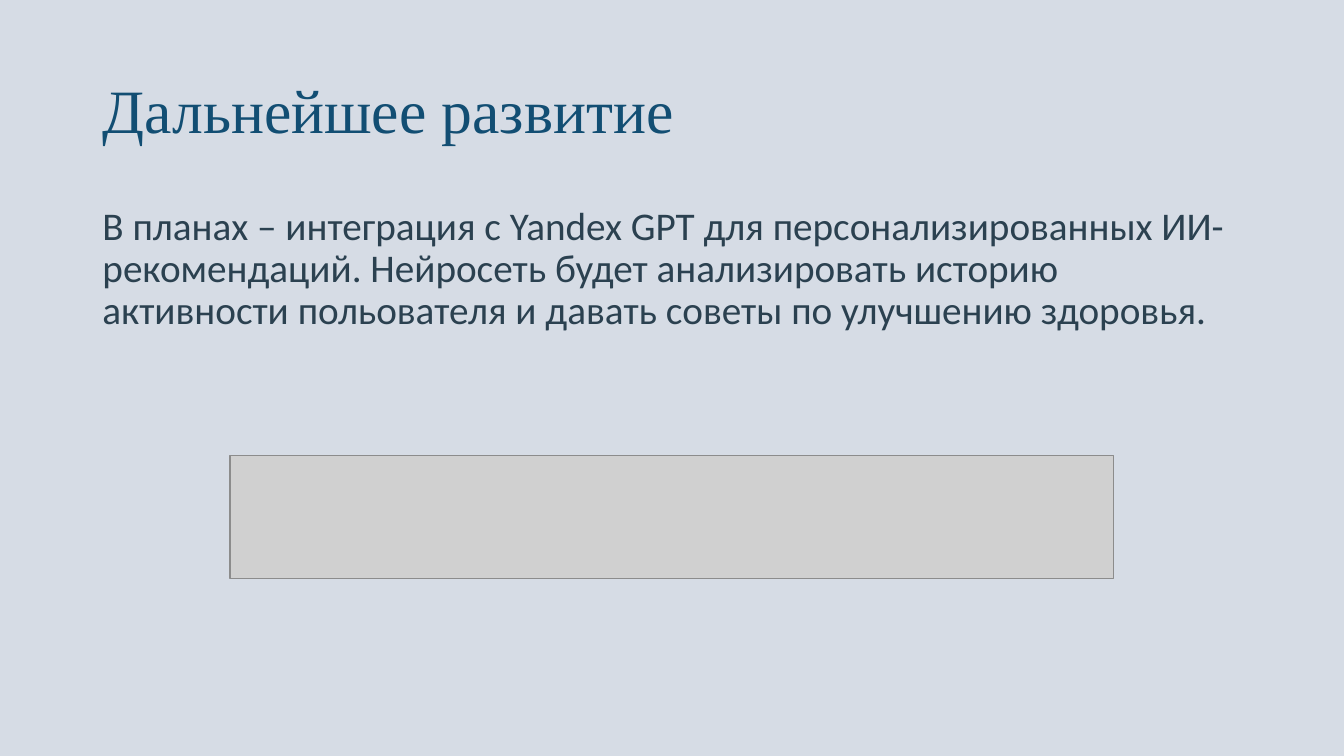
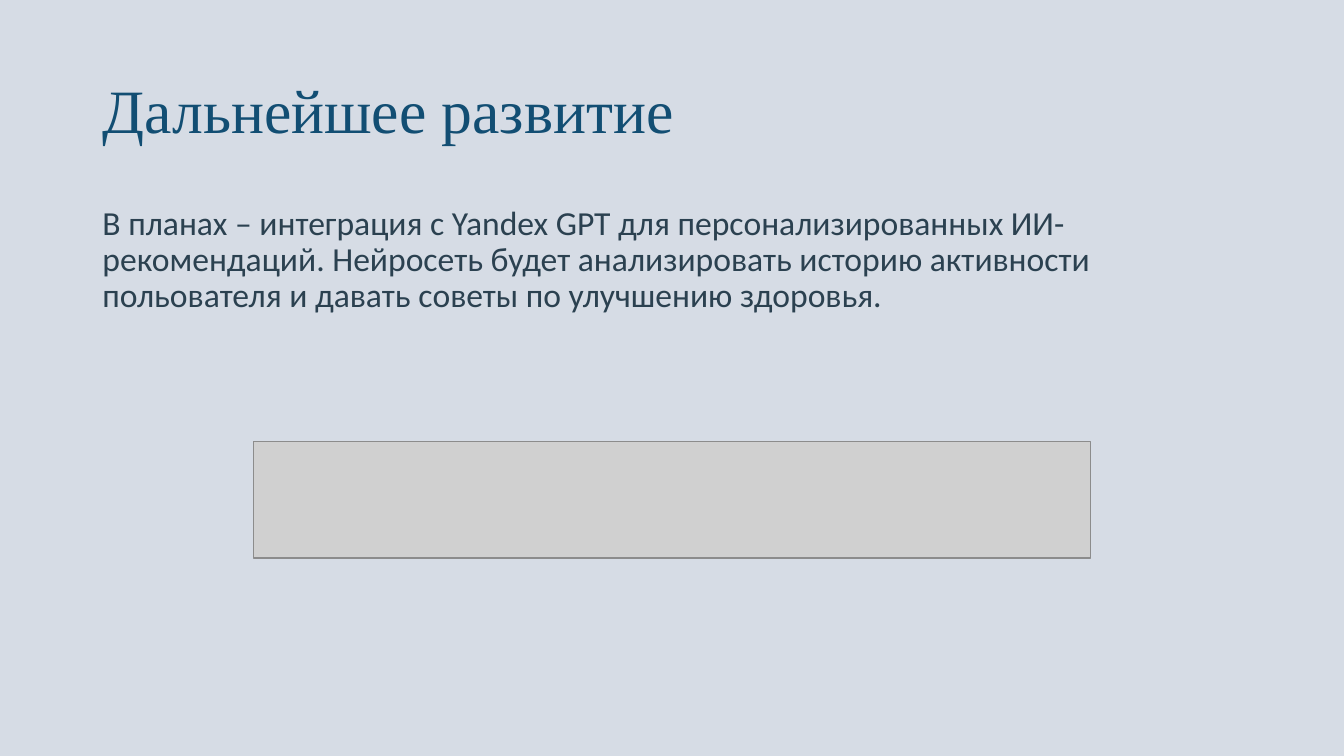
Before and after one commit to Toose-Dany/123, a slide deck: slide 11 of HealthSync.pptx. Drawn at 1344x756 pixels with LibreOffice and Linux fonts; fonts in the diff are those of the drawing; grey boxes stand for pictures. Boxes give left, top, right and bottom in pixels: in the first picture for what was removed or moved away, otherwise in the second. Text is boxed around its words. In the diff, an @@ line names an element or a change of style, - is before the commit and + after.

```diff
--- a/HealthSync.pptx
+++ b/HealthSync.pptx
@@ text "В планах – интеграция с ..." at (x1=102, y1=211, x2=1090, y2=313): size 28 to 24 pt @@
@@ picture resized from (x1=230, y1=456, x2=1114, y2=580) to (x1=254, y1=442, x2=1091, y2=559) @@
```
Also in this commit, not shown: 9 other slides changed.
